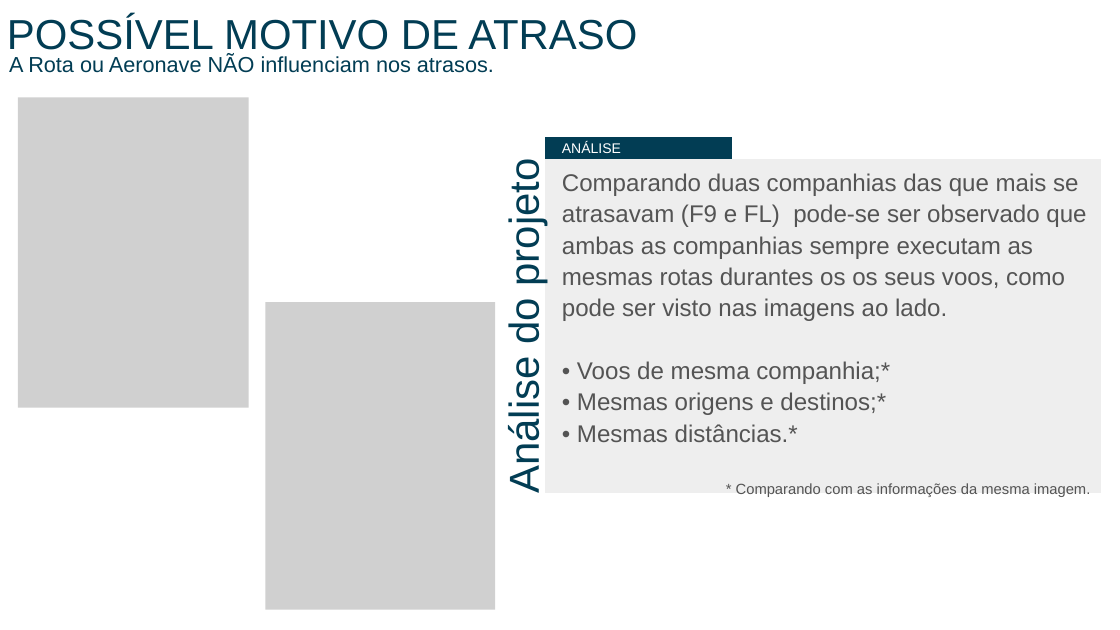
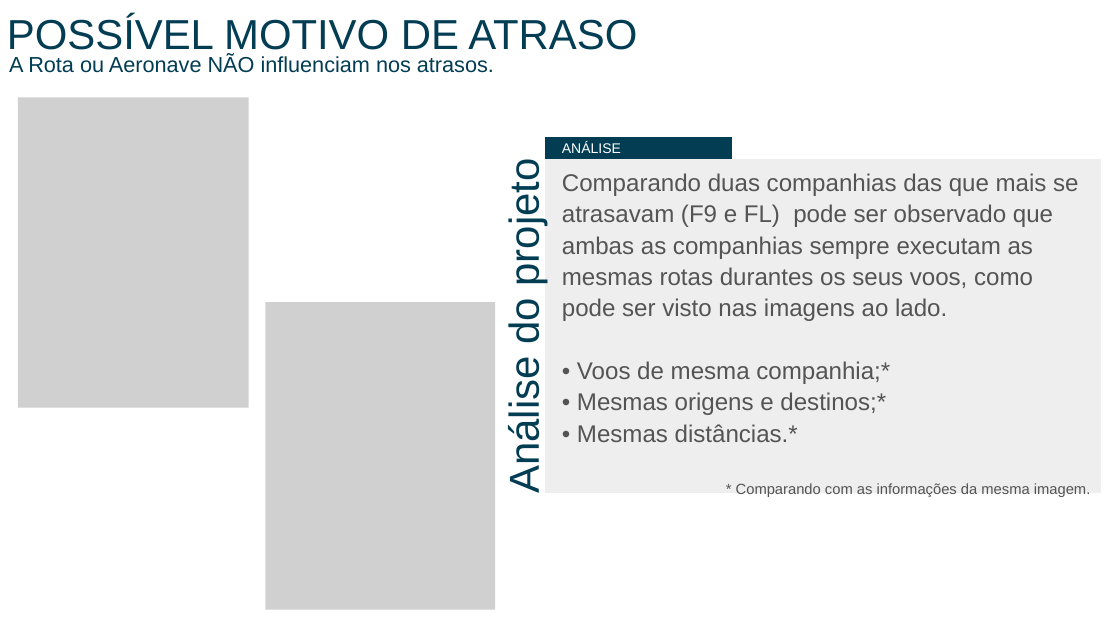
Before and after one commit to edugaspars/MBA-DataScienceUsingPython-Projeto02, a slide deck: slide 6 of Data Science Using Python - Projeto 02.pptx. Drawn at 1120x630 pixels with LibreOffice and Linux fonts; fonts in the diff are those of the drawing; grey boxes stand for pictures. Boxes give left, top, right and bottom in pixels: in the first picture for what was removed or moved away, otherwise in the second. Text is boxed around its words. In the diff, an @@ line names an element or a change of style, - is before the commit and + after.

```diff
--- a/Data Science Using Python - Projeto 02.pptx
+++ b/Data Science Using Python - Projeto 02.pptx
@@ text at <box>562,173,1078,321</box>: text changed @@
-Comparando duas companhias das que mais se atrasavam (F9 e FL) pode-se ser observado que ambas as companhias sempre executam as mesmas rotas durantes os os seus voos, como pode ser visto nas imagens ao lado.
+Comparando duas companhias das que mais se atrasavam (F9 e FL) pode ser observado que ambas as companhias sempre executam as mesmas rotas durantes os seus voos, como pode ser visto nas imagens ao lado.
```
Also in this commit, not shown: 3 other slides changed.
